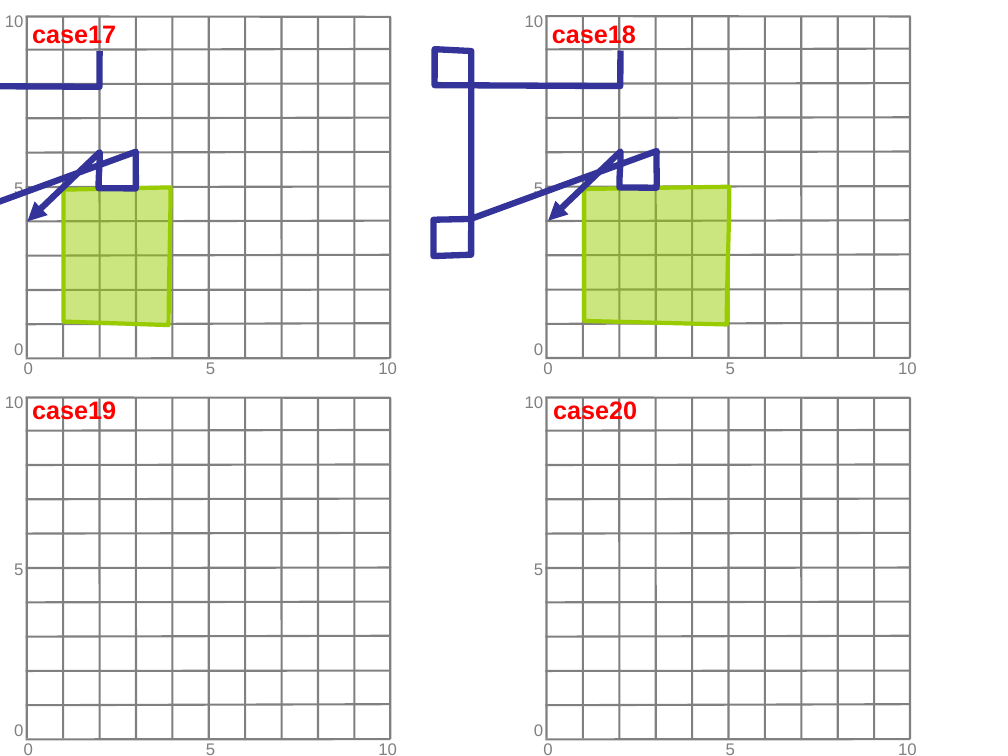
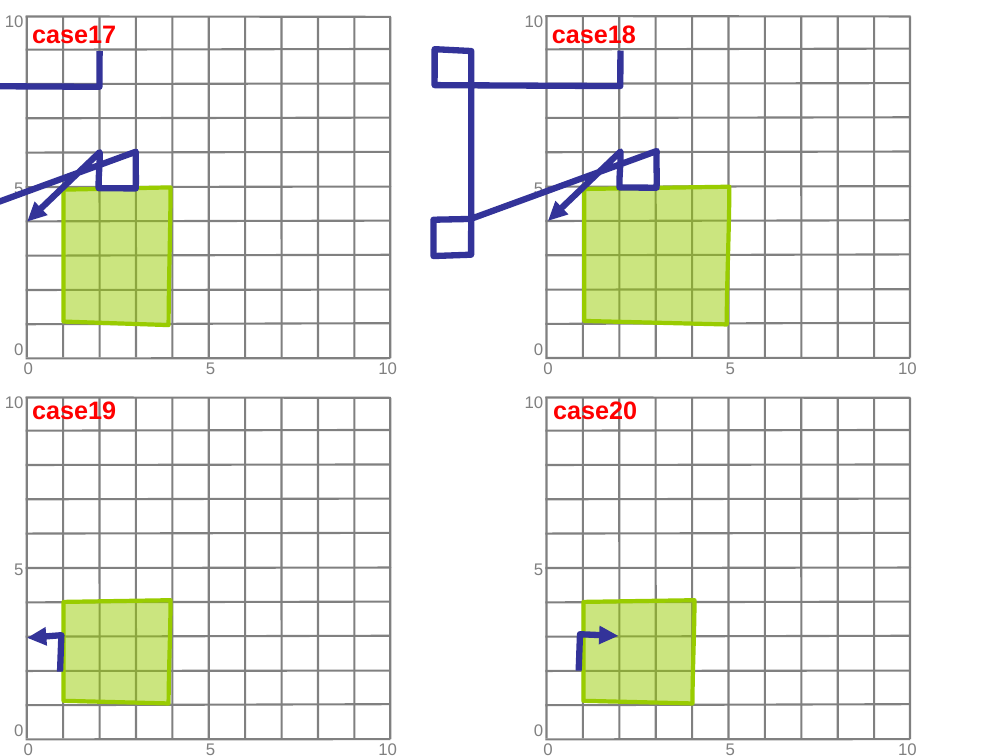
Before and after one commit to boostorg/geometry, a slide deck: slide 6 of doc/other/testcases/overlay_line_poly_cases.ppt. Drawn at 1008x756 pixels with LibreOffice and Linux fonts; fonts in the diff are those of the drawing. Boxes give left, top, right and bottom in pixels: in the first picture for what was removed or moved away, otherwise in the second. Text is boxed around its words. In the diff, an @@ line names an element or a change of style, - is before the commit and + after.

```diff
--- a/doc/other/testcases/overlay_line_poly_cases.ppt
+++ b/doc/other/testcases/overlay_line_poly_cases.ppt
@@ freeform shape added at box(64, 600, 170, 703), fill #99CC00 at 50% opacity, outline #99CC00 3 pt @@
@@ freeform shape added at box(584, 600, 695, 703), fill #99CC00 at 50% opacity, outline #99CC00 3 pt @@
@@ freeform shape added at box(27, 635, 61, 671), outline #333399 4.51 pt @@
@@ freeform shape added at box(579, 634, 618, 670), outline #333399 4.51 pt @@
```
Also in this commit, not shown: 37 other files.
